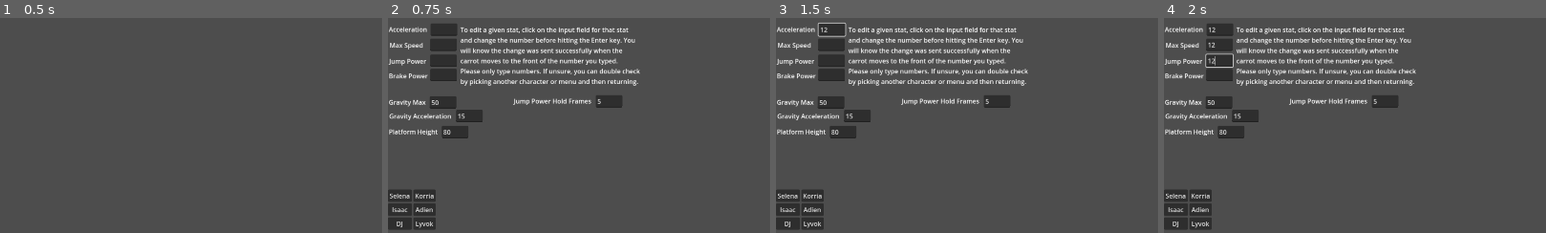
Above: before the commit, frames 1-4 (left to right).
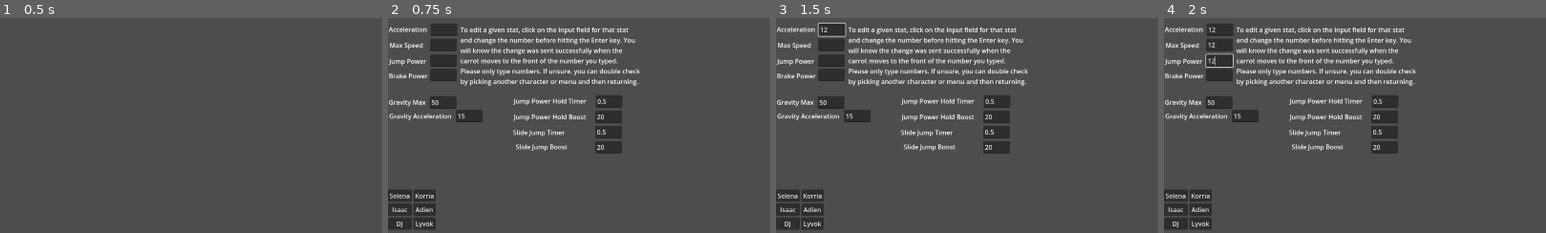
Above: after the commit, the same moments.

Repository: theartiztzachary/Cataway-Dash
Game: Godot game, scene res://SceneAssets/PlayScreenScenes/PlayScreenScn.tscn
Same seed, same stepped clock (60 frames per second), same inputs: the game is played once before the commit and once after it. This scene is started directly instead of the project's main scene.
Inputs (mouse positions are % of the whole screen's width and height, from its top left):
- Up to frame 1 (0.5 s): no input
- Up to frame 2 (0.75 s): click "Character Select" at 0.5 s
- Up to frame 3 (1.5 s): click (7, 14) at 1.27 s; type "12" at 1.35 s
- Up to frame 4 (2 s): click (7, 18) at 1.5 s; type "12" at 1.58 s; click (7, 22) at 1.73 s; type "12" at 1.82 s
The pictures show only the part of the screen within x 0-50%, y 12-62%; the shares and areas given below are measured in that part.

Frame 1 is identical in both runs. In frame 2, 2.5% of the frame differs, in the area x 0-62%, y 37-64%; in frame 3, 2.5%; in frame 4, 2.5%.
Error before the commit: Invalid access to property or key 'position' on a base object of type 'Nil'. (res://ScriptAssets/PlayScreenScripts/PlayControler.gd:157)
Error after the commit: Invalid access to property or key 'position' on a base object of type 'Nil'. (res://ScriptAssets/PlayScreenScripts/PlayControler.gd:162)

Commit message:
setting up slide boost and hold jump boosts
this branch should have been upmerged already but lmao

Diff:
--- a/SceneAssets/CharacterSelectScenes/CharacterSelectScn.tscn
+++ b/SceneAssets/CharacterSelectScenes/CharacterSelectScn.tscn
@@ -17,8 +17,10 @@
 [ext_resource type="Script" path="res://TestAssets/testScripts/CharacterSelect/BrakeField.gd" id="15_kpwil"]
 [ext_resource type="Script" path="res://TestAssets/testScripts/CharacterSelect/GravityMaxField.gd" id="16_v7aeg"]
 [ext_resource type="Script" path="res://TestAssets/testScripts/CharacterSelect/GravityAccelField.gd" id="17_x1yau"]
-[ext_resource type="Script" path="res://TestAssets/testScripts/CharacterSelect/PlatHeightField.gd" id="18_s7gur"]
 [ext_resource type="Script" path="res://TestAssets/testScripts/CharacterSelect/JumpHoldFrames.gd" id="19_gprtu"]
+[ext_resource type="Script" path="res://TestAssets/testScripts/CharacterSelect/JumpBoost.gd" id="19_v32mc"]
+[ext_resource type="Script" path="res://TestAssets/testScripts/CharacterSelect/SlideBoostField.gd" id="20_1n8bl"]
+[ext_resource type="Script" path="res://TestAssets/testScripts/CharacterSelect/SlideBoostBoostField.gd" id="21_32wsr"]
 
 [node name="CharacterSelectScn" type="CanvasLayer"]
 
@@ -233,22 +235,6 @@
 offset_right = 238.063
 offset_bottom = 386.0
 script = ExtResource("17_x1yau")
-
-[node name="PlatHeightLabel" type="Label" parent="testControl"]
-layout_mode = 0
-offset_left = 2.0
-offset_top = 398.0
-offset_right = 125.0
-offset_bottom = 421.0
-text = "Platform Height"
-
-[node name="PlatHeightField" type="LineEdit" parent="testControl"]
-layout_mode = 0
-offset_left = 135.0
-offset_top = 395.0
-offset_right = 202.063
-offset_bottom = 426.0
-script = ExtResource("18_s7gur")
 
 [node name="TestInstructions" type="Label" parent="testControl"]
 layout_mode = 0
@@ -264,11 +250,12 @@
 by picking another character or menu and then returning."
 
 [node name="JumpHoldLabel" type="Label" parent="testControl"]
+layout_mode = 0
 offset_left = 316.0
 offset_top = 321.0
 offset_right = 511.0
 offset_bottom = 344.0
-text = "Jump Power Hold Frames"
+text = "Jump Power Hold Timer"
 
 [node name="JumpFrameField" type="LineEdit" parent="testControl"]
 layout_mode = 0
@@ -277,6 +264,54 @@
 offset_right = 589.063
 offset_bottom = 349.0
 script = ExtResource("19_gprtu")
+
+[node name="JumpPowerBoostLabel" type="Label" parent="testControl"]
+layout_mode = 0
+offset_left = 316.0
+offset_top = 361.0
+offset_right = 498.0
+offset_bottom = 384.0
+text = "Jump Power Hold Boost"
+
+[node name="JumpPowerMultField" type="LineEdit" parent="testControl"]
+layout_mode = 0
+offset_left = 521.0
+offset_top = 357.0
+offset_right = 588.063
+offset_bottom = 388.0
+script = ExtResource("19_v32mc")
+
+[node name="SlideExtensionTime" type="Label" parent="testControl"]
+layout_mode = 0
+offset_left = 314.0
+offset_top = 400.0
+offset_right = 354.0
+offset_bottom = 423.0
+text = "Slide Jump Timer"
+
+[node name="SlideBoostTimeField" type="LineEdit" parent="testControl"]
+layout_mode = 0
+offset_left = 521.0
+offset_top = 395.0
+offset_right = 588.063
+offset_bottom = 426.0
+script = ExtResource("20_1n8bl")
+
+[node name="SlideJumpBoost" type="Label" parent="testControl"]
+layout_mode = 0
+offset_left = 321.0
+offset_top = 436.0
+offset_right = 361.0
+offset_bottom = 459.0
+text = "Slide Jump Boost"
+
+[node name="SlideBoostMult" type="LineEdit" parent="testControl"]
+layout_mode = 0
+offset_left = 521.0
+offset_top = 433.0
+offset_right = 588.063
+offset_bottom = 464.0
+script = ExtResource("21_32wsr")
 
 [connection signal="pressed" from="Control/VBoxContainer/HBoxContainer2/VBoxContainer/SelenaButton" to="Control/VBoxContainer/HBoxContainer2/VBoxContainer/SelenaButton" method="_on_pressed"]
 [connection signal="pressed" from="Control/VBoxContainer/HBoxContainer2/VBoxContainer/IsaacButton" to="Control/VBoxContainer/HBoxContainer2/VBoxContainer/IsaacButton" method="_on_pressed"]
@@ -294,4 +329,7 @@
 [connection signal="text_submitted" from="testControl/BrakeField" to="testControl/BrakeField" method="_on_text_submitted"]
 [connection signal="text_submitted" from="testControl/GravityMaxField" to="testControl/GravityMaxField" method="_on_text_submitted"]
 [connection signal="text_submitted" from="testControl/GravityAccelField" to="testControl/GravityAccelField" method="_on_text_submitted"]
-[connection signal="text_submitted" from="testControl/PlatHeightField" to="testControl/PlatHeightField" method="_on_text_submitted"]
+[connection signal="text_submitted" from="testControl/JumpFrameField" to="testControl/JumpFrameField" method="_on_text_submitted"]
+[connection signal="text_submitted" from="testControl/JumpPowerMultField" to="testControl/JumpPowerMultField" method="_on_text_submitted"]
+[connection signal="text_submitted" from="testControl/SlideBoostTimeField" to="testControl/SlideBoostTimeField" method="_on_text_submitted"]
+[connection signal="text_submitted" from="testControl/SlideBoostMult" to="testControl/SlideBoostMult" method="_on_text_submitted"]
--- a/ScriptAssets/CharacterSelectScripts/GoButton.gd
+++ b/ScriptAssets/CharacterSelectScripts/GoButton.gd
@@ -1,4 +1,5 @@
 extends Button
 
 func _on_pressed():
-	SceneHandler.goto_scene('res://SceneAssets/PlayScreenScenes/PlayScreenScn.tscn')
+	if CharacterHandler.currentCharacter != null:
+		SceneHandler.goto_scene('res://SceneAssets/PlayScreenScenes/PlayScreenScn.tscn')
--- a/ScriptAssets/PlayScreenScripts/PlayControler.gd
+++ b/ScriptAssets/PlayScreenScripts/PlayControler.gd
@@ -18,13 +18,18 @@
 var gravity_acceleration
 var gravity_applied = 0
 var gravity_max
-var jump_power_timer_multiplier = 0
+var jump_power_multiplier_active = false
+var jump_power_multiplier = 0
+var current_jump_power_multiplier = 0
+var jump_power_mult_time = 0.5
+var jump_power_mult_timer = 0
 
 var slide_brake
 var slide_boost
 var slide_extension_active = false
-var slide_extension_time
+var slide_extension_time = 0.5
 var slide_extension_timer = 0
+var slide_jump_boost = 20
 
 var coyote_time_active = false
 var coyote_time
@@ -162,6 +167,12 @@
 
 	gravity_acceleration = TestCharacterStats.gravity_acceleration * -1 #temp
 	gravity_max = TestCharacterStats.gravity_max * -1 #temp
+
+	jump_power_multiplier = TestCharacterStats.test_jump_multiplier
+	jump_power_mult_time = TestCharacterStats.test_jump_multiplier_time
+
+	slide_jump_boost = TestCharacterStats.test_slide_jump_boost
+	slide_extension_time = TestCharacterStats.test_slide_extension_time
 
 	## Starting Movement States
 	CharacterHandler.snap_next_frame = false
@@ -200,6 +211,22 @@
 				if reality_warp_cooldown_timer >= reality_warp_cooldown:
 					reality_warp_cooldown_timer = 0
 					ability_ready = true
+
+		if slide_extension_active:
+			slide_extension_timer += delta
+			if slide_extension_timer >= slide_extension_time:
+				slide_extension_active = false
+
+		if jump_power_multiplier_active:
+			jump_power_mult_timer += delta
+			jump_power_multiplier -= 5
+			if jump_power_mult_timer >= jump_power_mult_time:
+				jump_power_multiplier_active = false
+		elif !jump_power_multiplier_active && current_jump_power_multiplier > 0:
+			current_jump_power_multiplier -= 10
+			if current_jump_power_multiplier <= 0:
+				current_jump_power_multiplier = 0
+
 	elif CharacterHandler.current_play_state == CharacterHandler.CurrentPlayState.OVER:
 		ending_game(delta)
 	elif CharacterHandler.current_play_state == CharacterHandler.CurrentPlayState.END:
@@ -207,8 +234,13 @@
 
 func _input(_event):
 	if Input.is_action_just_pressed('jump'):
+		jump_power_multiplier_active = true
+		current_jump_power_multiplier = jump_power_multiplier
 		if CharacterHandler.on_ground:
-			gravity_applied += jump_power
+			if slide_extension_active || CharacterHandler.is_sliding:
+				gravity_applied = gravity_applied + jump_power + slide_jump_boost
+			else:
+				gravity_applied += jump_power
 			CharacterHandler.on_ground = false
 			CharacterHandler.is_jumping = true
 		elif !(CharacterHandler.on_ground) && (CharacterHandler.currentCharacter == CharacterHandler.Character.ADIEN) && ability_ready:
@@ -216,6 +248,9 @@
 			CharacterHandler.in_ability = true
 			ability_ready = false
 
+	if Input.is_action_just_released('jump') && jump_power_multiplier_active:
+		jump_power_multiplier_active = false
+
 	if Input.is_action_just_pressed('brake'):
 		CharacterHandler.is_braking = true
 
@@ -227,7 +262,7 @@
 
 	if Input.is_action_just_released('slide'):
 		if CharacterHandler.on_ground:
-			#slide_extension_active = true
+			slide_extension_active = true
 			CharacterHandler.is_sliding = false
 		else:
 			CharacterHandler.is_sliding = false
@@ -290,11 +325,10 @@
 					if CharacterHandler.snap_next_frame:
 						block.position.y += next_frame_delta
 						absolute_y -= next_frame_delta
-						print('Snap! Block position: ' + str(block.position.y))
 						CharacterHandler.snap_next_frame = false
 					elif passing_midpoint:
-						block.position.y = 480
-						play_character.position.y += (pass_midpoint_character_apply + (abs(block.position.y - 480)))
+						block.position.y = fullpoint
+						play_character.position.y += (pass_midpoint_character_apply + (abs(block.position.y - fullpoint)))
 						passing_midpoint = false
 						above_midpoint = false
 					else:
@@ -338,15 +372,13 @@
 			elif !(CharacterHandler.on_ground):
 				if block == block_array[0]:
 					if gravity_applied > gravity_max: # gravity max is negative so we check if applied is larger
-						gravity_applied += (gravity_acceleration * delta * calculated_decision_slow)
+						gravity_applied = gravity_applied + (gravity_acceleration * delta * calculated_decision_slow) + (current_jump_power_multiplier * delta)
 					elif gravity_applied <= gravity_max:
 						gravity_applied = gravity_max
 
 					if gravity_applied < 0:
 						CharacterHandler.is_jumping = false
 						CharacterHandler.is_falling = true
-						if CharacterHandler.currentCharacter == CharacterHandler.Character.ADIEN:
-							CharacterHandler.in_ability = false
 
 					collision_shape.position.y = play_character.position.y + (abs(gravity_applied) * calculated_decision_slow)
 
@@ -372,11 +404,10 @@
 					if CharacterHandler.snap_next_frame:
 						block.position.y += next_frame_delta
 						absolute_y -= next_frame_delta
-						print('Snap! Block position: ' + str(block.position.y))
 						CharacterHandler.snap_next_frame = false
 					elif passing_midpoint:
-						block.position.y = 480
-						play_character.position.y += (pass_midpoint_character_apply + (abs(block.position.y - 480)))
+						block.position.y = fullpoint
+						play_character.position.y += (pass_midpoint_character_apply + (abs(block.position.y - fullpoint)))
 						passing_midpoint = false
 						above_midpoint = false
 					else:
@@ -420,7 +451,7 @@
 			elif !(CharacterHandler.on_ground):
 				if block == block_array[0]:
 					if gravity_applied > gravity_max: # gravity max is negative so we check if applied is larger
-						gravity_applied += (gravity_acceleration * delta)
+						gravity_applied = gravity_applied + (gravity_acceleration * delta) + (current_jump_power_multiplier * delta)
 					elif gravity_applied <= gravity_max:
 						gravity_applied = gravity_max
 
--- /dev/null
+++ b/TestAssets/testScripts/CharacterSelect/JumpBoost.gd
@@ -0,0 +1,12 @@
+extends LineEdit
+
+var field
+
+func _ready():
+	field = get_node('/root/CharacterSelectScn/testControl/JumpPowerMultField')
+	field.set_text(str(TestCharacterStats.test_jump_multiplier))
+
+func _on_text_submitted(new_text):
+	field.set_text(new_text)
+
+	TestCharacterStats.test_jump_multiplier = int(new_text)
--- a/TestAssets/testScripts/CharacterSelect/JumpHoldFrames.gd
+++ b/TestAssets/testScripts/CharacterSelect/JumpHoldFrames.gd
@@ -4,9 +4,9 @@
 
 func _ready():
 	field = get_node('/root/CharacterSelectScn/testControl/JumpFrameField')
-	field.set_text(str(TestCharacterStats.jump_power_hold_max))
+	field.set_text(str(TestCharacterStats.test_jump_multiplier_time))
 
 func _on_text_submitted(new_text):
 	field.set_text(new_text)
 
-	TestCharacterStats.jump_power_hold_max = new_text
+	TestCharacterStats.test_jump_multiplier_time = int(new_text)
--- a/TestAssets/testScripts/CharacterSelect/PlatHeightField.gd
+++ /dev/null
@@ -1,13 +0,0 @@
-extends LineEdit
-
-var field
-
-func _ready():
-	field = get_node('/root/CharacterSelectScn/testControl/PlatHeightField')
-	field.set_text(str(TestCharacterStats.platform_height_relative))
-
-func _on_text_submitted(new_text):
-	field.set_text(new_text)
-
-	TestCharacterStats.platform_height_relative = int(new_text)
-	TestCharacterStats.platform_height_absolute = -5 - int(new_text)
--- /dev/null
+++ b/TestAssets/testScripts/CharacterSelect/SlideBoostBoostField.gd
@@ -0,0 +1,12 @@
+extends LineEdit
+
+var field
+
+func _ready():
+	field = get_node('/root/CharacterSelectScn/testControl/SlideBoostMult')
+	field.set_text(str(TestCharacterStats.test_slide_jump_boost))
+
+func _on_text_submitted(new_text):
+	field.set_text(new_text)
+
+	TestCharacterStats.test_slide_jump_boost = int(new_text)
--- /dev/null
+++ b/TestAssets/testScripts/CharacterSelect/SlideBoostField.gd
@@ -0,0 +1,12 @@
+extends LineEdit
+
+var field
+
+func _ready():
+	field = get_node('/root/CharacterSelectScn/testControl/SlideBoostTimeField')
+	field.set_text(str(TestCharacterStats.test_slide_extension_time))
+
+func _on_text_submitted(new_text):
+	field.set_text(new_text)
+
+	TestCharacterStats.test_slide_extension_time = int(new_text)
--- a/TestAssets/testScripts/testCharacterStats.gd
+++ b/TestAssets/testScripts/testCharacterStats.gd
@@ -51,4 +51,7 @@
 var gravity_max = 50
 
 #jump nuances
-var jump_power_hold_max = 5 #the amount of FRAMES for maximum jump power
+var test_slide_extension_time = 0.5
+var test_slide_jump_boost = 20
+var test_jump_multiplier_time = 0.5
+var test_jump_multiplier = 20
Not shown: 1 places in SceneAssets/CharacterSelectScenes/CharacterSelectScn.tscn that only renumber resources
